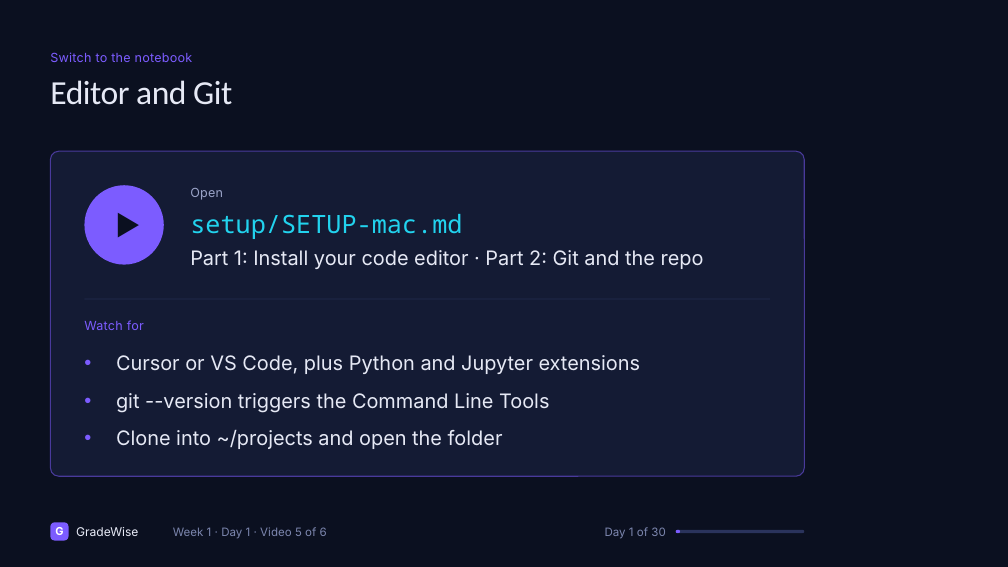
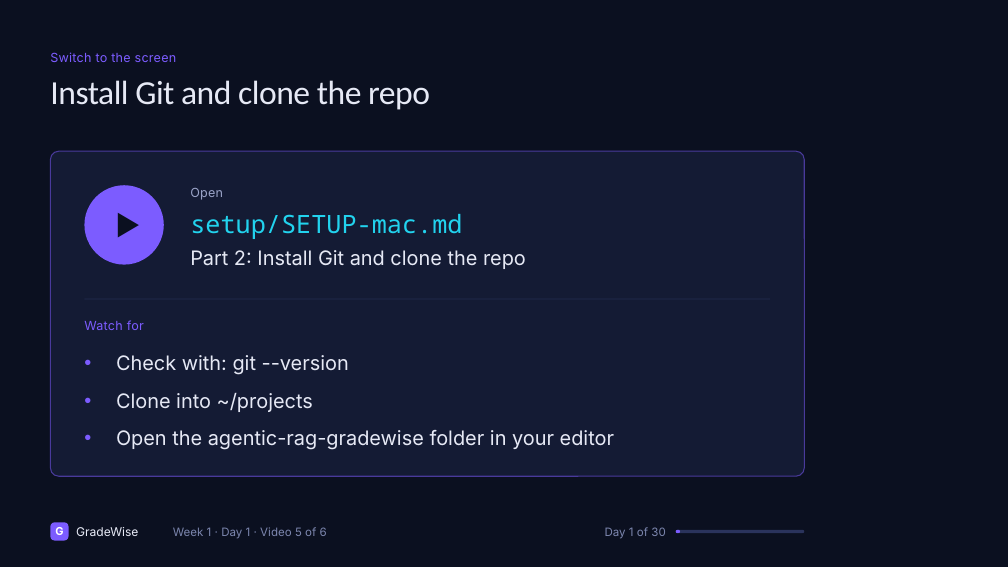
Before and after one commit to jainakshat15/agentic-rag-gradewise, a slide deck: slide 71 of slides/source/week_1.pptx (slide 70 before the commit). Drawn at 1008x567 pixels with LibreOffice and Linux fonts; fonts in the diff are those of the drawing. Boxes give left, top, right and bottom in pixels: in the first picture for what was removed or moved away, otherwise in the second. Text is boxed around its words. In the diff, an @@ line names an element or a change of style, - is before the commit and + after.

```diff
--- a/slides/source/week_1.pptx
+++ b/slides/source/week_1.pptx
@@ text at (x1=50, y1=52, x2=177, y2=62): text changed @@
-Switch to the notebook
+Switch to the screen
@@ text at (x1=50, y1=80, x2=430, y2=110): text changed @@
-Editor and Git
+Install Git and clone the repo
@@ text at (x1=190, y1=250, x2=526, y2=269): text changed @@
-Part 1: Install your code editor · Part 2: Git and the repo
+Part 2: Install Git and clone the repo
@@ text at (x1=116, y1=355, x2=614, y2=450): text changed @@
-• Cursor or VS Code, plus Python and Jupyter extensions
-• git --version triggers the Command Line Tools
-• Clone into ~/projects and open the folder
+• Check with: git --version
+• Clone into ~/projects
+• Open the agentic-rag-gradewise folder in your editor
```
Also in this commit, not shown: 18 other slides changed, 3 slides added, 1 slide removed, 7 other files.
